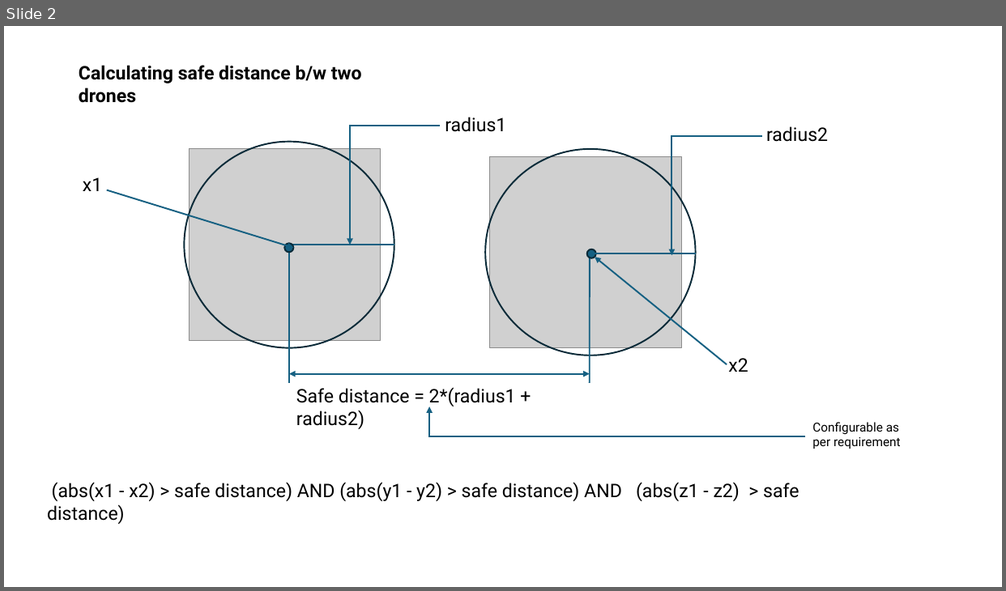
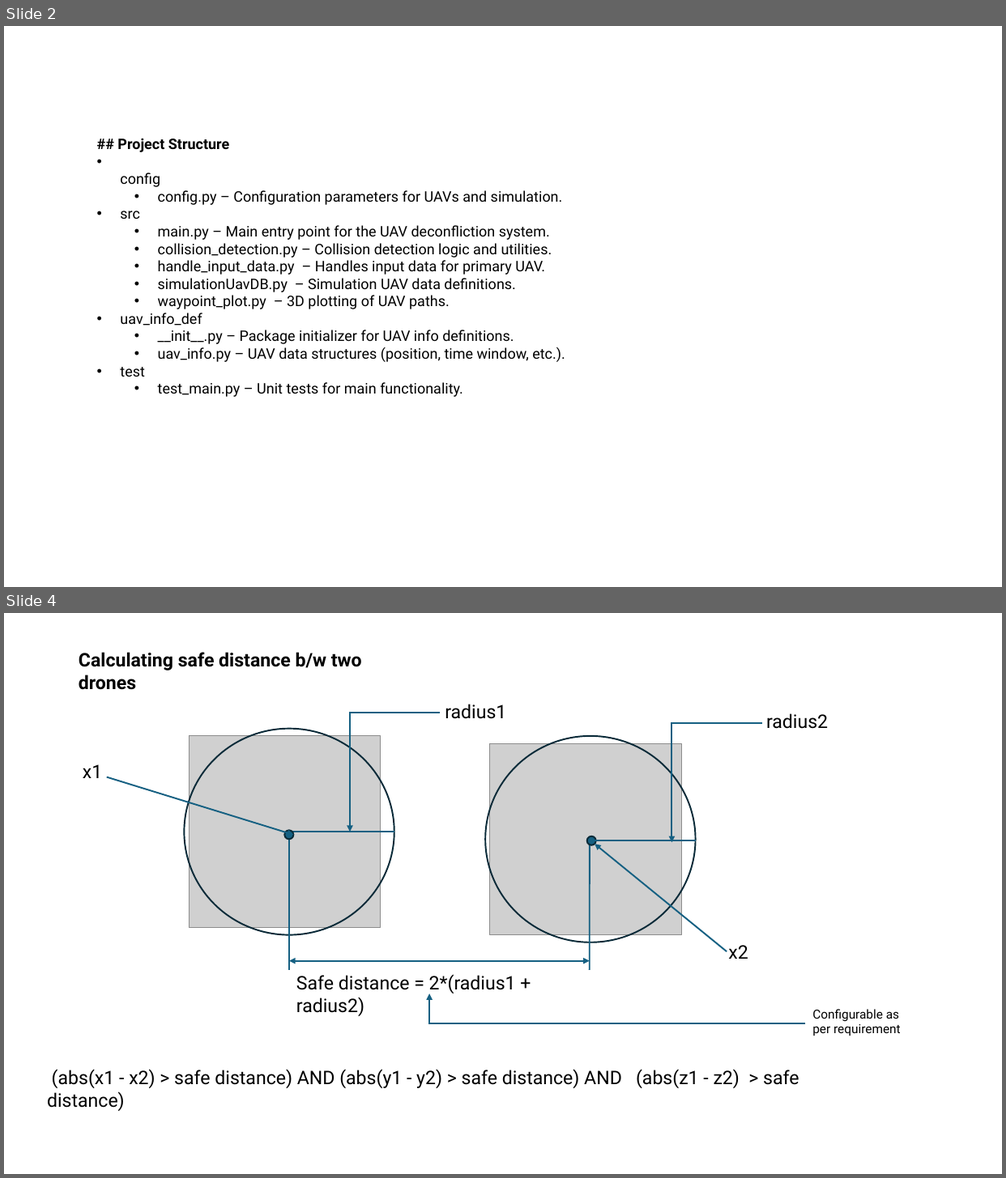
Before and after one commit to khanarbaj/UAV_Deconfliction1, a slide deck: architecture design decision.pptx. Shown one above the other, each under a label of ours: slide 2 before the commit, slides 2 and 4 after it; the slides between them are not shown. The pictures are 1006x591 and 1006x1178 pixels, drawn with LibreOffice and Linux fonts; fonts in the diff are those of the drawing; grey boxes stand for pictures. Boxes give left, top, right and bottom in pixels: in the first picture for what was removed or moved away, otherwise in the second. Text is boxed around its words. In the diff, an @@ line names an element or a change of style, - is before the commit and + after.

```diff
--- a/architecture design decision.pptx
+++ b/architecture design decision.pptx
@@ slide 2 added at box(4, 26, 1002, 587), background #FFFFFF @@
@@ text added at box(117, 138, 565, 397), 14 pt, text #000000 @@
+## Project Structure
+• config
+  • config.py – Configuration parameters for UAVs and simulation.
+• src
+  • main.py – Main entry point for the UAV deconfliction system.
+  • collision_detection.py – Collision detection logic and utilities.
+  • handle_input_data.py – Handles input data for primary UAV.
+  • simulationUavDB.py – Simulation UAV data definitions.
+  • waypoint_plot.py – 3D plotting of UAV paths.
+• uav_info_def
+  • __init__.py – Package initializer for UAV info definitions.
+  • uav_info.py – UAV data structures (position, time window, etc.).
+• test
+  • test_main.py – Unit tests for main functionality.
@@ what was slide 2 is now slide 4 @@
```
Also in this commit, not shown: 2 other slides added, 1 slide removed, 3 other files.
